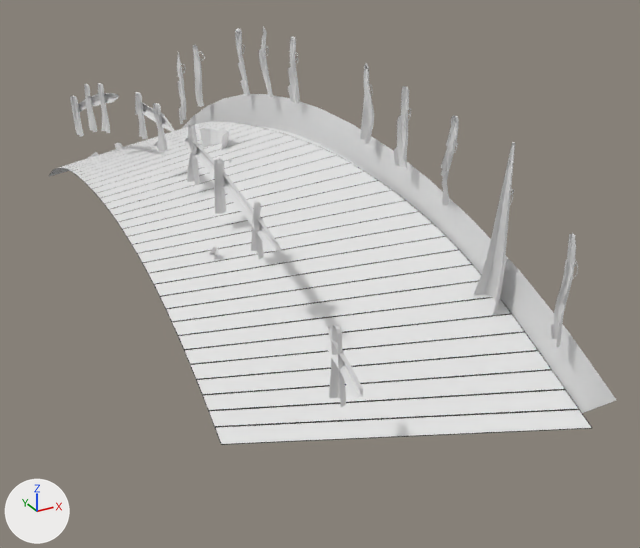
Before and after pictures for a commit that changed the glTF model front/public/models/River/Bridge.glb.
Camera for both pictures: a 50 mm camera at (-12.26, -0.77, 6.95) aimed at (-6.24, 10.19, 1.47). Arrows for +X, +Y and +Z are at lower left; the lights stay in place. Where no turn or scale is listed for an object, it has been applied to the vertices. Vertices at the same position are counted once.

Objects in the first picture: 'BezierCurve.001', 'BezierCurve.009', 'Cube', 'Plane', 'Retopo_Vert.011', 'Vert.008', 'Vert.014', 'Vert.017'.
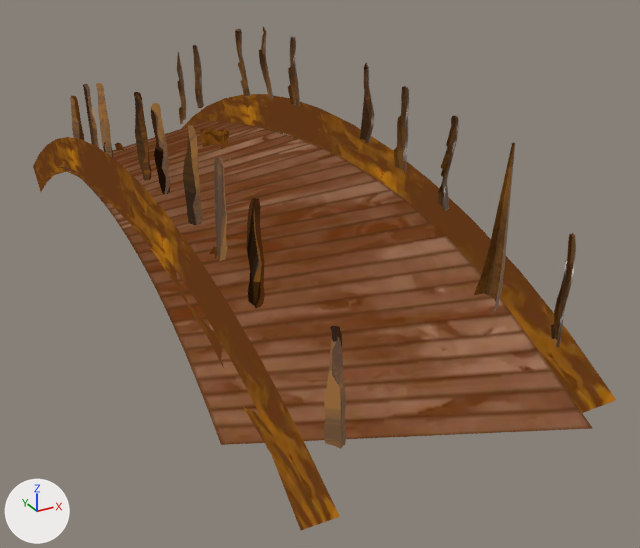
Changed parts and their boxes [x1, y1, x2, y2] in the pictures (640 x 548 px):
'Plane', surface changed (white to brown): [49, 121, 592, 445] in both
'Poteaux_front', added (brown): after [70, 26, 576, 449]
'Cube.001', added: after [33, 137, 340, 530]
'Cube', recoloured (grey to brown): [181, 94, 616, 413] in both
'Vert.017', deleted: before [177, 26, 576, 347]
'Vert.014', deleted: before [70, 83, 346, 408]
'Vert.008', deleted: before [78, 93, 363, 398]
'Retopo_Vert.011', recoloured (white to brown): [88, 129, 231, 259] in both
'BezierCurve.001', deleted: before [176, 44, 578, 277]
'BezierCurve.009', deleted: before [74, 93, 344, 370]
part 1 of me_plane, surface changed (grey to brown): [51, 121, 592, 445] in both
part 2 of me_plane, recoloured (white to brown): [50, 121, 591, 444] in both

Edits to the bpy script that builds the scene:
```text
Change mat_stroke:
    remove # nodes: BsdfPrincipled, OutputMaterial
    remove # colours: black #000000
    nodes: BsdfTransparent, Emission, LightPath, MixShader, OutputMaterial, TexImage
    uses the picture img_planks
Add mat_material_002:
    mat_material_002 = bpy.data.materials.new('Material.002')
    # uses the picture img_under_bridge
Add mat_bridge_front:
    mat_bridge_front = bpy.data.materials.new('Bridge_front')
    # uses the picture img_bridge_front
Add mat_rambarde:
    mat_rambarde = bpy.data.materials.new('Rambarde')
    # uses the picture img_railing
Change me_plane:
    where me_plane.from_pydata(...)  # 262 vertices, 430 faces; spans x -1.13..2.64, y -5.69..6.41, z -0.38..1.38
    me_plane part 1: 430 kept faces spanning x -1.13..2.64, y -5.69..6.41, z -0.38..1.38 get new texture (UV) coordinates
    me_plane part 2: 86 faces spanning x -1.12..2.63, y -5.68..6.41, z -0.37..1.38 switch from mat_main (white #e7e7e7) to mat_stroke
Change me_cube_004:
    where me_cube_004.from_pydata(...)  # 44 vertices, 54 faces; spans x -0.05..0.12, y -6.55..6.55, z -1.97..0.29
    add me_cube_004.materials.append(mat_bridge_front)
Change me_mesh_010:
    where me_mesh_010.from_pydata(...)  # 332 vertices, 493 faces; spans x -0.6..1.43, y -7.12..0.77, z -1.13..1.14
    add me_mesh_010.materials.append(mat_material_002)
Remove ob_vert_017:
    ob_vert_017 = bpy.data.objects.new('Vert.017', me_vert_018)
Remove ob_beziercurve_001:
    ob_beziercurve_001 = bpy.data.objects.new('BezierCurve.001', me_beziercurve_001)
Remove ob_vert_014:
    ob_vert_014 = bpy.data.objects.new('Vert.014', me_vert_017)
Remove ob_beziercurve_009:
    ob_beziercurve_009 = bpy.data.objects.new('BezierCurve.009', me_beziercurve_029)
Remove ob_vert_008:
    ob_vert_008 = bpy.data.objects.new('Vert.008', me_vert_012)
Add ob_cube_001:
    ob_cube_001 = bpy.data.objects.new('Cube.001', me_cube_001)  # 44 vertices, 54 faces; spans x -0.05..0.13, y -6.55..6.55, z -1.97..0.29
    ob_cube_001.location = (-8.93, 11.66, 2.96)
Add ob_poteaux_front:
    ob_poteaux_front = bpy.data.objects.new('Poteaux_front', me_vert_018_1)  # 1174 vertices, 2003 faces; spans x -2.73..0.2, y -11.65..0.12, z -1.8..1.98; in mat_branches (picture img_stakes)
    ob_poteaux_front.location = (-5.79, 17.14, 2.81)
```
